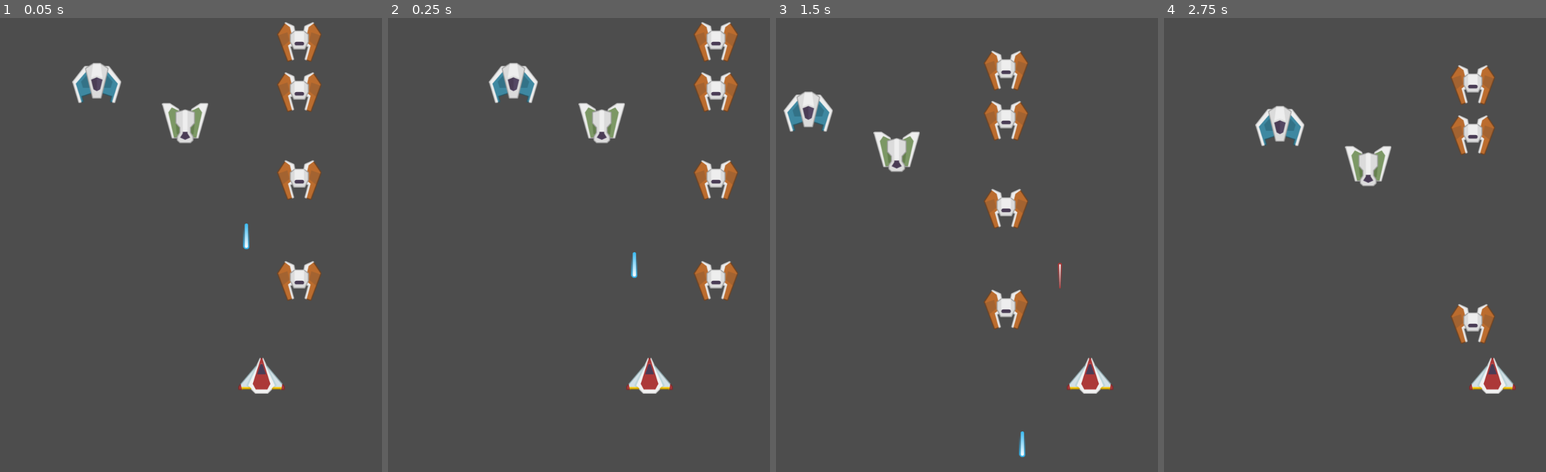
Above: before the commit, frames 1-4 (left to right).
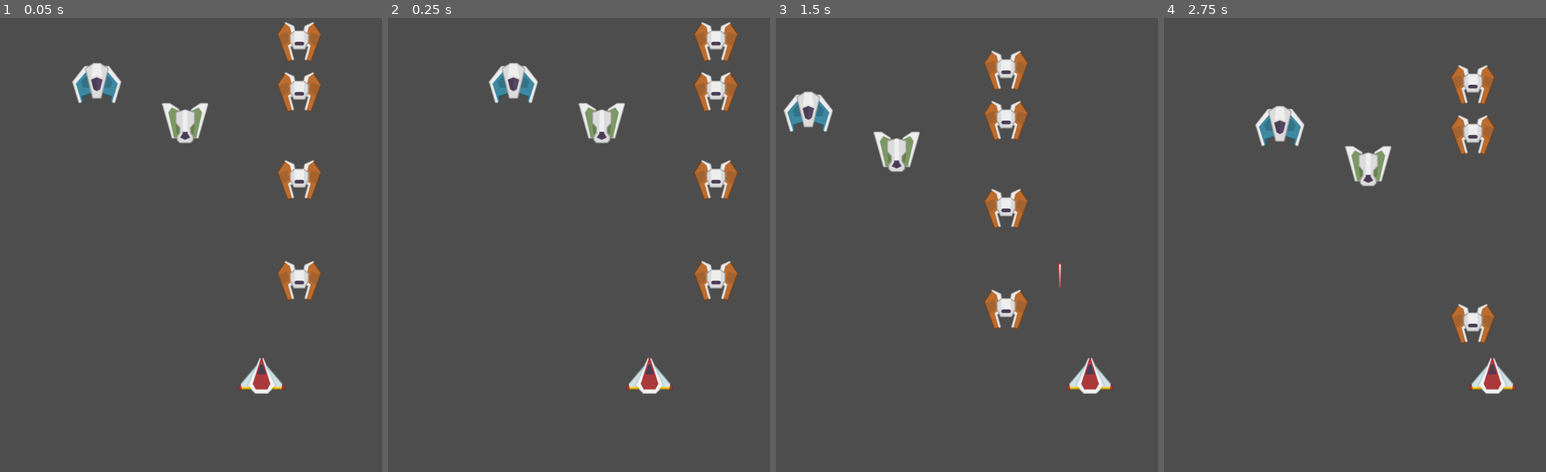
Above: after the commit, the same moments.

Repository: TheGabmeister/games-godot
Game: Godot game, scene res://scenes/main.tscn
The game is run twice, just before and just after one commit, with the same random seed, the same clock (stepped at 60 frames per second) and the same inputs. Before the commit the project starts from res://scenes/game.tscn. The engine's default icon, where the game draws it, is replaced by a stand-in: a white triangle on a blue panel in a dark square.
Inputs:
- Up to frame 1 (0.05 s): no input
- Up to frame 2 (0.25 s): no input
- Up to frame 3 (1.5 s): hold D (move_right) 0.53-1.28 s; tap Space (jump) at 0.77 s; hold A (move_left) from 1.28 s (still down)
- Up to frame 4 (2.75 s): tap Space (jump) at 1.52 s; release A (move_left) at 2.03 s; hold D (move_right) from 2.03 s (still down)

The runs differ from the first frame. In frame 1, less than 0.1% of the frame differs, in the area x 63-66%, y 45-51%; in frame 2, less than 0.1%; in frame 3, less than 0.1%; in frame 4, nothing differs.

Commit message:
Add game manager

Diff:
--- a/space_invaders/project.godot
+++ b/space_invaders/project.godot
@@ -14,6 +14,10 @@
 run/main_scene="uid://we3jr2li5bcj"
 config/features=PackedStringArray("4.4", "Forward Plus")
 config/icon="res://icon.svg"
+
+[autoload]
+
+GameManager="*res://scripts/game_manager.gd"
 
 [display]
 
--- a/space_invaders/scenes/game.tscn
+++ /dev/null
@@ -1,36 +0,0 @@
-[gd_scene load_steps=6 format=3 uid="uid://we3jr2li5bcj"]
-
-[ext_resource type="PackedScene" uid="uid://ctw41ubm0fbhp" path="res://scenes/player.tscn" id="1_uwrxv"]
-[ext_resource type="PackedScene" uid="uid://btnlfjpmd2jar" path="res://scenes/enemies/enemy_blue.tscn" id="2_lbhrr"]
-[ext_resource type="PackedScene" uid="uid://bdio47uwtprje" path="res://scenes/enemies/enemy_green.tscn" id="3_iywne"]
-[ext_resource type="PackedScene" uid="uid://ciyvulth5wl5o" path="res://scenes/enemies/enemy_orange.tscn" id="4_p57ef"]
-[ext_resource type="PackedScene" uid="uid://c7ashkmuwnk1g" path="res://scenes/enemies/enemy_laser.tscn" id="5_iywne"]
-
-[node name="Game" type="Node2D"]
-
-[node name="Player" parent="." instance=ExtResource("1_uwrxv")]
-position = Vector2(148, -201)
-
-[node name="Camera2D" type="Camera2D" parent="."]
-position = Vector2(0, -500)
-
-[node name="Enemy" parent="." instance=ExtResource("2_lbhrr")]
-position = Vector2(-212, -814)
-
-[node name="Enemy2" parent="." instance=ExtResource("3_iywne")]
-position = Vector2(-27, -730)
-
-[node name="Enemy5" parent="." instance=ExtResource("4_p57ef")]
-position = Vector2(212, -400)
-
-[node name="Enemy6" parent="." instance=ExtResource("4_p57ef")]
-position = Vector2(212, -900)
-
-[node name="Enemy4" parent="." instance=ExtResource("4_p57ef")]
-position = Vector2(212, -611)
-
-[node name="Enemy3" parent="." instance=ExtResource("4_p57ef")]
-position = Vector2(212, -795)
-
-[node name="EnemyLaser" parent="." instance=ExtResource("5_iywne")]
-position = Vector2(116, -508)
--- /dev/null
+++ b/space_invaders/scenes/main.tscn
@@ -0,0 +1,32 @@
+[gd_scene load_steps=5 format=3 uid="uid://we3jr2li5bcj"]
+
+[ext_resource type="PackedScene" uid="uid://ctw41ubm0fbhp" path="res://scenes/player.tscn" id="1_tbgi4"]
+[ext_resource type="PackedScene" uid="uid://btnlfjpmd2jar" path="res://scenes/enemies/enemy_blue.tscn" id="2_tefeu"]
+[ext_resource type="PackedScene" uid="uid://bdio47uwtprje" path="res://scenes/enemies/enemy_green.tscn" id="3_o6xl0"]
+[ext_resource type="PackedScene" uid="uid://ciyvulth5wl5o" path="res://scenes/enemies/enemy_orange.tscn" id="4_tipki"]
+
+[node name="Main" type="Node2D"]
+
+[node name="Player" parent="." instance=ExtResource("1_tbgi4")]
+position = Vector2(148, -201)
+
+[node name="Camera2D" type="Camera2D" parent="."]
+position = Vector2(0, -500)
+
+[node name="Enemy" parent="." instance=ExtResource("2_tefeu")]
+position = Vector2(-212, -814)
+
+[node name="Enemy2" parent="." instance=ExtResource("3_o6xl0")]
+position = Vector2(-27, -730)
+
+[node name="Enemy5" parent="." instance=ExtResource("4_tipki")]
+position = Vector2(212, -400)
+
+[node name="Enemy6" parent="." instance=ExtResource("4_tipki")]
+position = Vector2(212, -900)
+
+[node name="Enemy4" parent="." instance=ExtResource("4_tipki")]
+position = Vector2(212, -611)
+
+[node name="Enemy3" parent="." instance=ExtResource("4_tipki")]
+position = Vector2(212, -795)
--- a/space_invaders/scripts/enemy_movement.gd
+++ b/space_invaders/scripts/enemy_movement.gd
@@ -13,19 +13,21 @@
 	if (position.x > BOUNDARY):
 		_move_vertical()
 		direction = -1
-	if (position.x < -BOUNDARY):
+	if position.x < -BOUNDARY:
 		_move_vertical()
 		direction = 1
 	position.x += movement_speed * direction * delta
 
 # when moving down, prevent other instances from triggering the group movement
 func _move_vertical():
-	if(!has_moved_vertical):
-		has_moved_vertical = true
-		for enemy in get_parent().get_children():
-			if enemy.is_in_group("enemies"):
-				enemy.position.y += VERTICAL_MOVEMENT
-		call_deferred("_reset_has_moved_vertical")
+	if has_moved_vertical:
+		return
+
+	has_moved_vertical = true
+	for enemy in get_parent().get_children():
+		if enemy.is_in_group("enemies"):
+			enemy.position.y += VERTICAL_MOVEMENT
+	call_deferred("_reset_has_moved_vertical")
 
 func _reset_has_moved_vertical():
 	has_moved_vertical = false
--- /dev/null
+++ b/space_invaders/scripts/game_manager.gd
@@ -0,0 +1,11 @@
+extends Node
+
+
+# Called when the node enters the scene tree for the first time.
+func _ready() -> void:
+	pass # Replace with function body.
+
+
+# Called every frame. 'delta' is the elapsed time since the previous frame.
+func _process(delta: float) -> void:
+	pass
Not shown, added: space_invaders/scripts/game_manager.gd.uid
